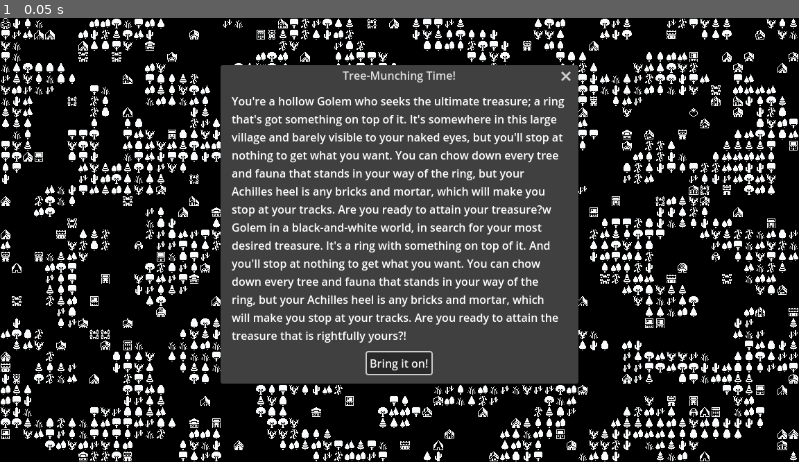
Above: before the commit, frame 1.
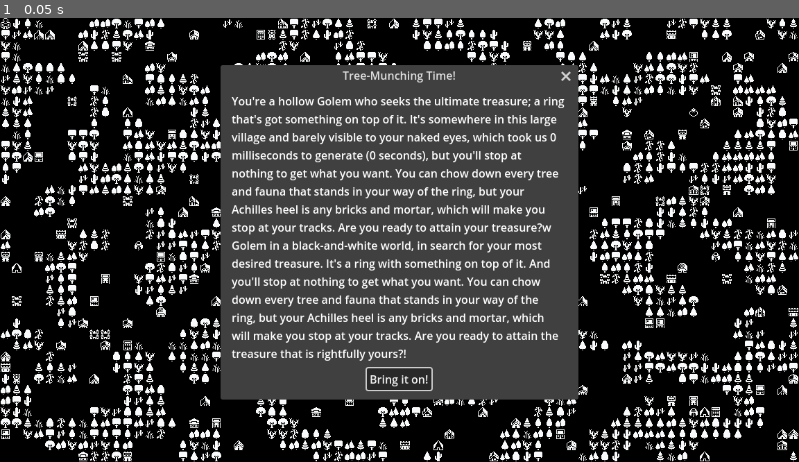
Above: after the commit, the same moment.

Repository: Zishan-Rahman/GD4NoiseRPG
Game: Godot game, scene res://tile_map.tscn
Same seed, same stepped clock (60 frames per second), same inputs: the game is played once before the commit and once after it.
Inputs:
- Up to frame 1 (0.05 s): no input

The runs differ from the first frame. In frame 1, 7.6% of the frame differs, in the area x 27-73%, y 25-87%.

Commit message:
Change Opening Dialog Text and Closing Dialog Title

Diff:
--- a/tile_map.gd
+++ b/tile_map.gd
@@ -78,6 +78,7 @@
 	place_ring()
 	var new_time: float = Time.get_ticks_msec() - start_time
 	print("Time taken: " + str(new_time) + "ms")
+	$AcceptDialog.dialog_text = "You're a hollow Golem who seeks the ultimate treasure; a ring that's got something on top of it. It's somewhere in this large village and barely visible to your naked eyes, which took us " + str(new_time) + " milliseconds to generate (" + str(new_time / 1000.0) + " seconds), but you'll stop at nothing to get what you want. You can chow down every tree and fauna that stands in your way of the ring, but your Achilles heel is any bricks and mortar, which will make you stop at your tracks. Are you ready to attain your treasure?w Golem in a black-and-white world, in search for your most desired treasure. It's a ring with something on top of it. And you'll stop at nothing to get what you want. You can chow down every tree and fauna that stands in your way of the ring, but your Achilles heel is any bricks and mortar, which will make you stop at your tracks. Are you ready to attain the treasure that is rightfully yours?!"
 	$AcceptDialog.visible = true
 	$AcceptDialog.confirmed.connect(_on_AcceptDialog_closed)
 	$AcceptDialog.canceled.connect(_on_AcceptDialog_closed)
--- a/tile_map.tscn
+++ b/tile_map.tscn
@@ -1098,3 +1098,4 @@
 [node name="AcceptDialog" parent="." instance=ExtResource("3_e0ur6")]
 
 [node name="WinDialog" parent="." instance=ExtResource("4_ecfaa")]
+title = "You Found the Treasure!"
